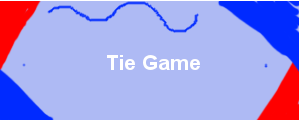
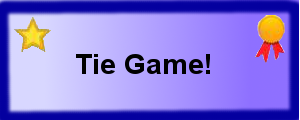
Layer changes from the first 300×120 image to the second:
added layer "star.jpg" above "goldribbonicon.jpg" over [14, 17, 51, 52]
added layer "goldribbonicon.jpg" above "Tie Game!" over [255, 15, 285, 63]
renamed "Tie Game" to "Tie Game!", painted on it over [76, 54, 210, 74]
painted on "Background" over [0, 0, 299, 120]
